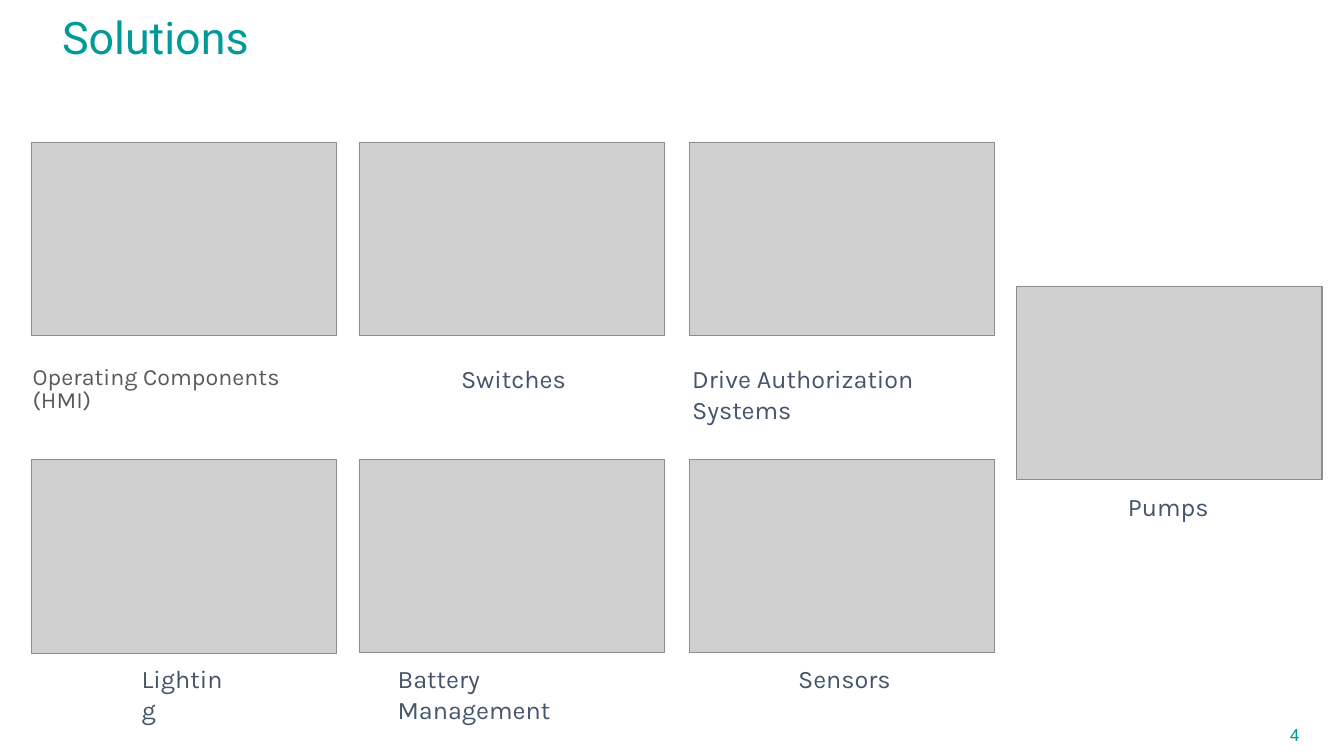
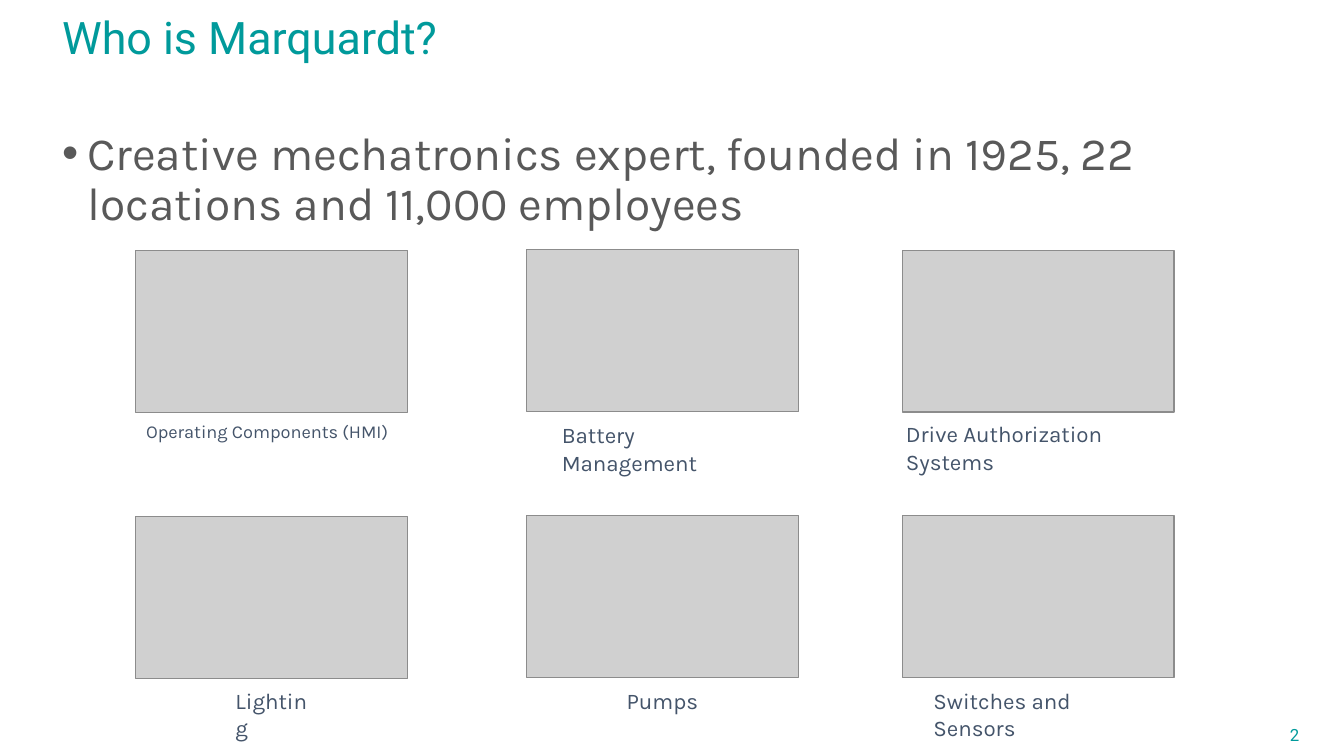
Before and after one commit to avengineers/SPLC2023, a slide deck: slide 2 of Challenges_at_Marquardt.pptx (slide 4 before the commit). Drawn at 1344x756 pixels with LibreOffice and Linux fonts; fonts in the diff are those of the drawing; grey boxes stand for pictures; background and template pictures are left out. Boxes give left, top, right and bottom in pixels: in the first picture for what was removed or moved away, otherwise in the second. Text is boxed around its words. In the diff, an @@ line names an element or a change of style, - is before the commit and + after.

```diff
--- a/Challenges_at_Marquardt.pptx
+++ b/Challenges_at_Marquardt.pptx
@@ title at [62, 20, 437, 63]: text changed @@
-Solutions
+Who is Marquardt?
@@ picture removed at [31, 142, 337, 336] @@
@@ text added at [87, 138, 1134, 231], 33 pt, text #595959 @@
+• Creative mechatronics expert, founded in 1925, 22 locations and 11,000 employees
@@ picture removed at [360, 142, 665, 336] @@
@@ picture removed at [690, 142, 995, 336] @@
@@ picture removed at [1017, 286, 1323, 480] @@
@@ text removed at [461, 370, 566, 389] @@
-Switches
@@ text "Operating Components (HMI)": place and size @@
-text "Operating Components (HMI)" at [33, 369, 279, 411]
+text "Operating Components (HMI)" at [146, 425, 388, 443]
@@ text "Operating Components (HMI)" at [146, 425, 388, 443]: size 16.6 to 12.9 pt, text colour #595959 to #44546A @@
@@ text "Battery Management": place and size @@
-text "Battery Management" at [398, 672, 551, 725]
+text "Battery Management" at [562, 429, 697, 477]
@@ text "Drive Authorization Systems": place and size @@
-text "Drive Authorization Systems" at [692, 370, 914, 425]
+text "Drive Authorization Systems" at [906, 426, 1102, 476]
@@ picture removed at [31, 460, 337, 653] @@
@@ picture removed at [360, 459, 665, 652] @@
@@ picture removed at [690, 459, 995, 652] @@
@@ text "Lighting": place and size @@
-text "Lighting" at [132, 662, 236, 698]
+text "Lighting" at [226, 687, 319, 716]
@@ size 18 to 16 pt in 4 elements at [226, 687, 319, 716], [906, 426, 1102, 476], [562, 429, 697, 477], [627, 695, 699, 715] @@
@@ text "Pumps": place and size @@
-text "Pumps" at [1128, 500, 1209, 522]
+text "Pumps" at [627, 695, 699, 715]
@@ text removed at [798, 672, 891, 689] @@
-Sensors
@@ group added at [136, 250, 1175, 737]: 6 pictures, 1 text @@
+Switches and Sensors
@@ page number at [1290, 729, 1299, 741]: text changed @@
-4
+2
```
Also in this commit, not shown: 2 other slides changed, 2 slides removed.
